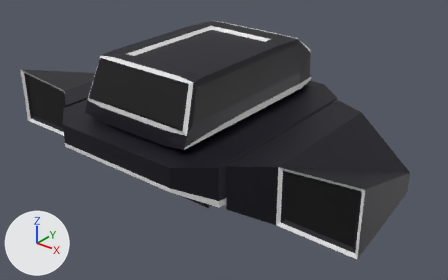
A saved change to the Blender file Assets/03_Models/Tank.blend.
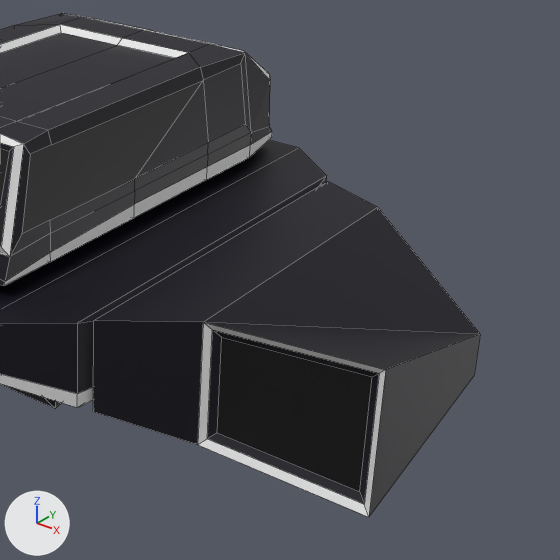
The first picture shows the older version from a 50 mm camera at (28.4, -32.0, 22.2) aimed at (2.0, 1.1, 1.7). The close-ups show both versions on the part from 41% to 100% of the width and 5% to 100% of the height of that picture; other places that the commit changed are outside them. Lighting does not change. The marker at lower left points along +X, +Y and +Z. The close-ups show mesh edges as thin lines.

In view in the first close-up: 'Left Arm', 'Top', 'Top.004'.
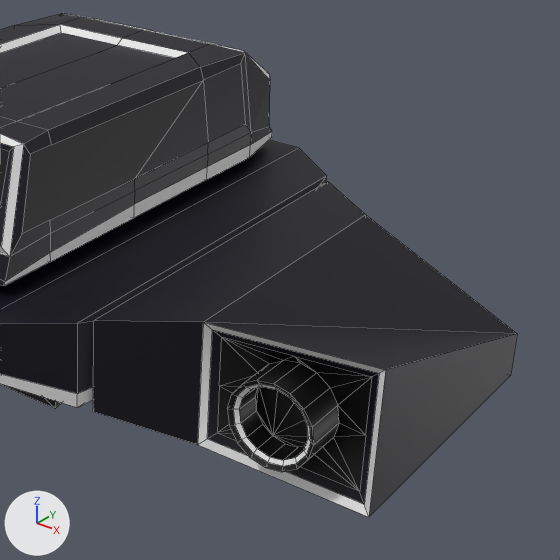
Where the change shows, as pixel boxes (x1, y1, x2, y2) in the close-ups (560 x 560 px; the box of a moved part takes in the faces that stretch with it):
'Left Arm', reshaped (10% wider): before (93, 181, 480, 517); after (93, 181, 517, 517)
part 1 of me_cube_005, added (black): after (207, 330, 379, 504)
part 2 of me_cube_005, moved or reshaped: before (94, 181, 480, 516); after (94, 181, 517, 517)
part 3 of me_cube_005, shading changed: (196, 322, 379, 504) in both
'Top.001', unchanged, uncovered by the edit: after (0, 33, 174, 121)

Diff of the bpy script that builds the scene:
```diff
--- a/Assets/03_Models/Tank.blend.py
+++ b/Assets/03_Models/Tank.blend.py
@@ me_cube_005 @@
 # used by ob_left_arm; parent = ob_track; location = (0.0, 0.287, 4.405)
-me_cube_005.from_pydata(...)  # 26 vertices, 24 faces; spans x 7.59..15.95, y -6.06..7.6, z -4.35..0.37
+me_cube_005.from_pydata(...)  # 110 vertices, 125 faces; spans x 7.59..15.95, y -6.06..7.6, z -4.35..0.37
+# me_cube_005 part 1: 84 vertices added at x 10.69..15.47, y -4.99..-3.56, z -3.87..-0.37
+# me_cube_005 part 2: 4 vertices moved from x 10.2..15.02, y 4.94..6.58, z -4.35..-0.14 to x 10.2..15.95, y 5.71, z -4.35..-0.14
+# me_cube_005 part 3: 19 kept faces spanning x 7.59..15.95, y -6.06..7.6, z -4.35..0.37 are now shaded smooth
 me_cube_005.materials.append(mat_material)
```
